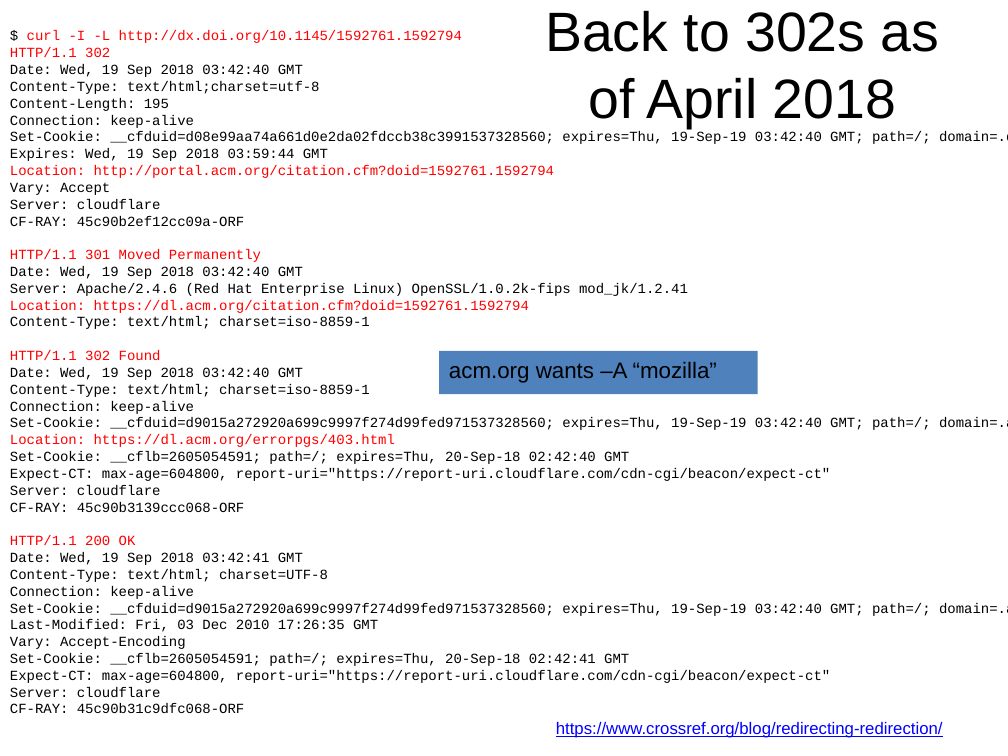
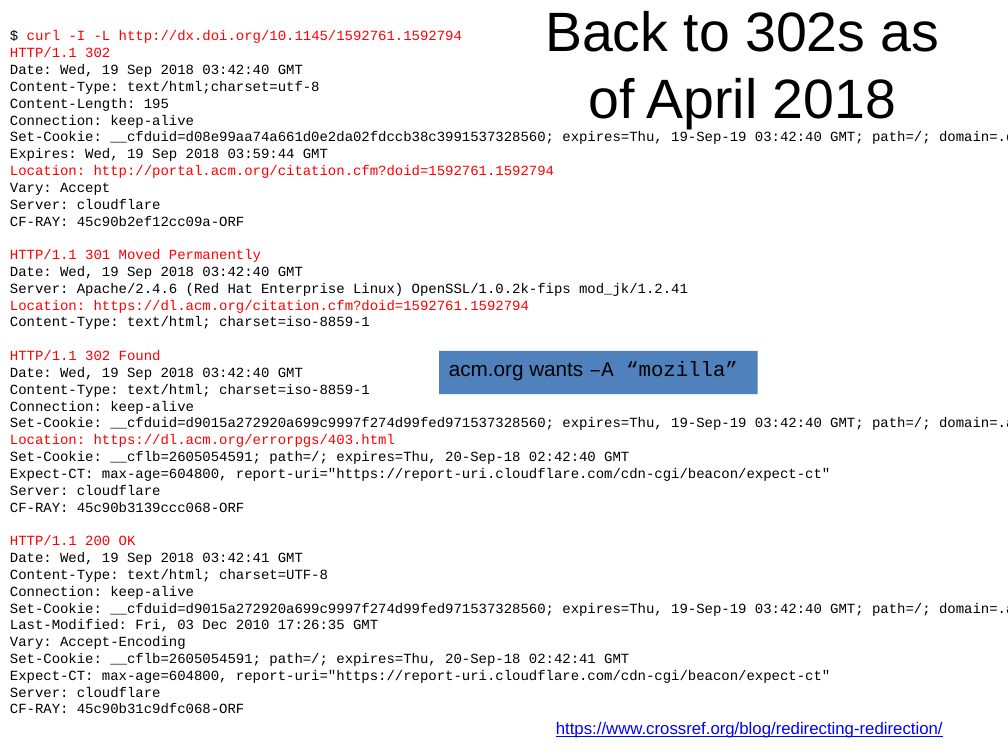
Before and after one commit to phonedude/cs531-f18, a slide deck: slide 27 of slides/week-04-conditionals-redirections.pptx. Drawn at 1008x756 pixels with LibreOffice and Linux fonts; fonts in the diff are those of the drawing. Boxes give left, top, right and bottom in pixels: in the first picture for what was removed or moved away, otherwise in the second. Text is boxed around its words. In the diff, an @@ line names an element or a change of style, - is before the commit and + after.

```diff
--- a/slides/week-04-conditionals-redirections.pptx
+++ b/slides/week-04-conditionals-redirections.pptx
@@ rectangle "acm.org wants –A “mozilla”" at box(439, 351, 758, 394): size 16 to 14.8 pt; font Arial to Courier New in "–A “mozilla”" @@
```
Also in this commit, not shown: 1 other slide changed, 2 other files.
